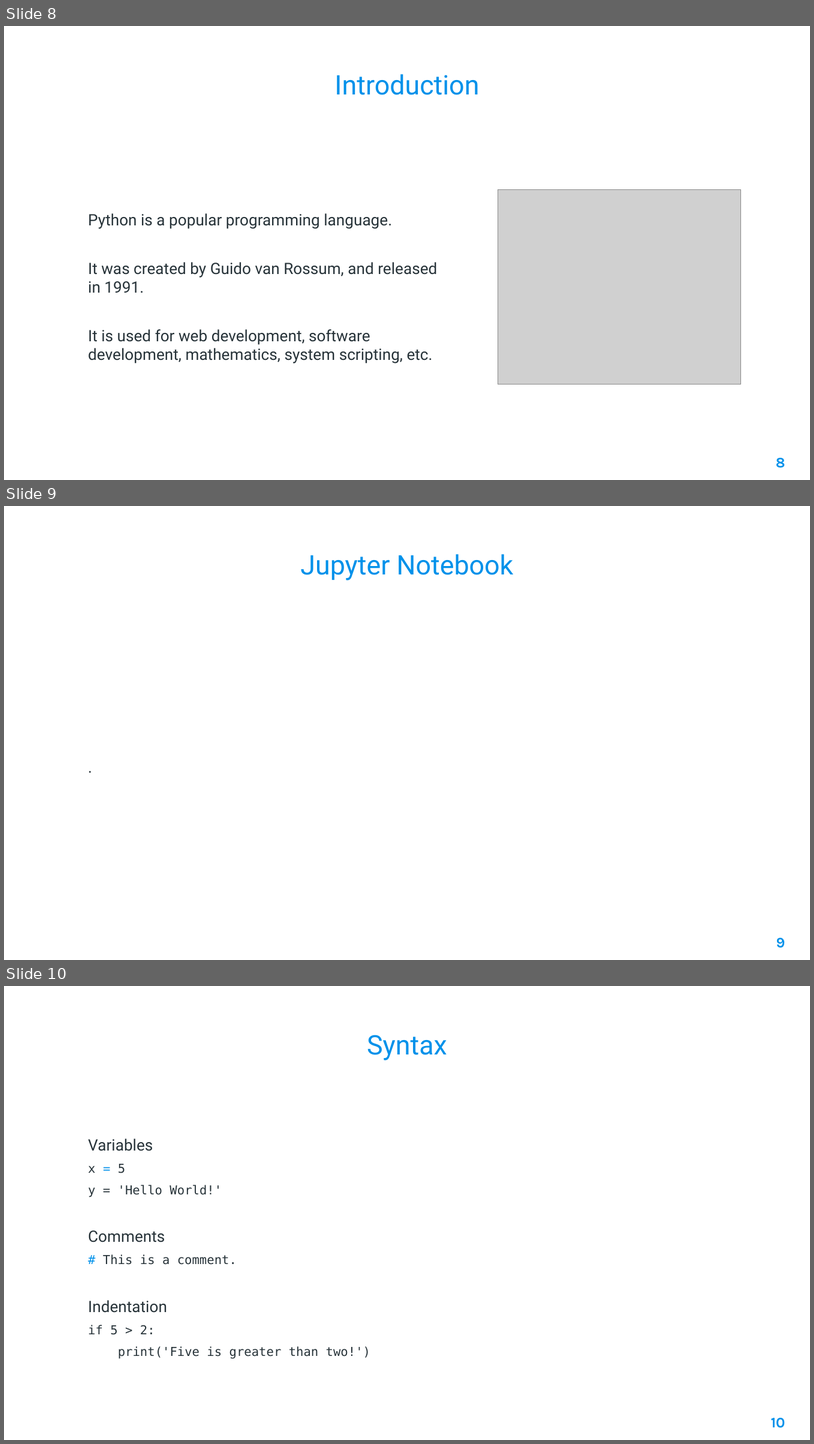
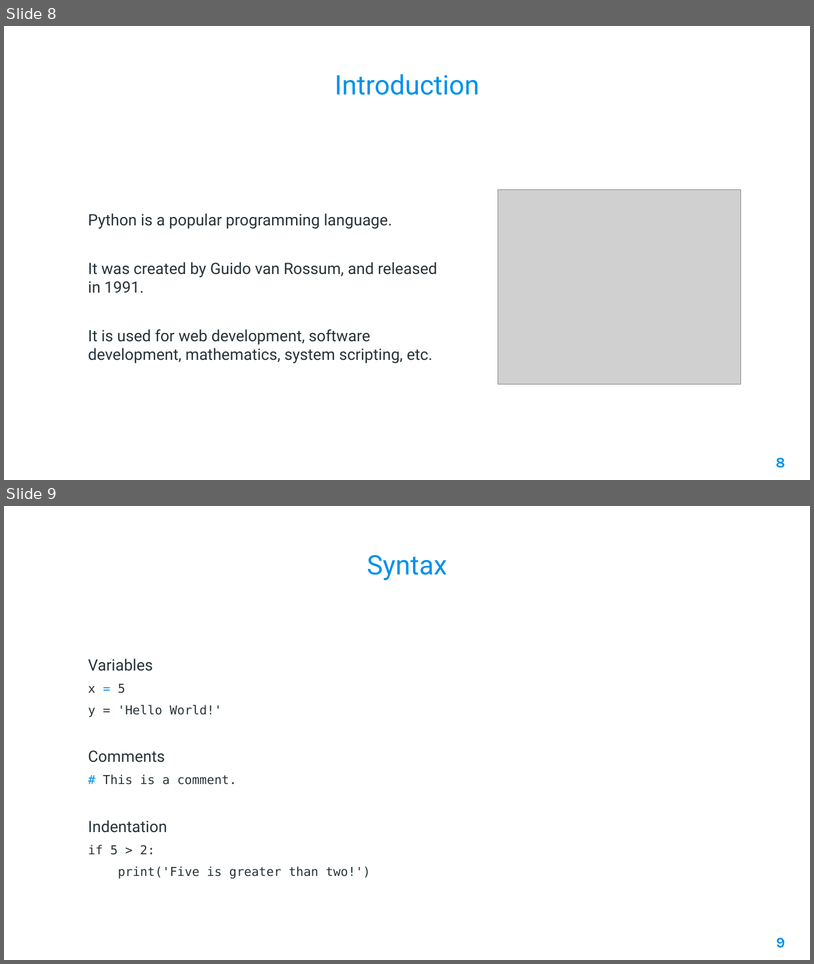
Before and after one commit to AleeRezaa/learn-python, a slide deck: Python.pptx. Shown one above the other, each under a label of ours: slides 8, 9 and 10 before the commit, slides 8 and 9 after it. The pictures are 814x1444 and 814x964 pixels, drawn with LibreOffice and Linux fonts; fonts in the diff are those of the drawing; grey boxes stand for pictures; background and template pictures are left out. Boxes give left, top, right and bottom in pixels: in the first picture for what was removed or moved away, otherwise in the second. Text is boxed around its words. In the diff, an @@ line names an element or a change of style, - is before the commit and + after.

```diff
--- a/Python.pptx
+++ b/Python.pptx
@@ slide 9 removed at (4, 506, 810, 960), background picture (left out) @@
@@ title removed at (300, 554, 514, 580) @@
-Jupyter Notebook
@@ text removed at (74, 607, 741, 927) @@
-.
@@ page number removed at (777, 937, 786, 948) @@
-9
@@ what was slide 10 is now slide 9 @@
@@ page number at (777, 937, 786, 948): text changed @@
-10
+9
```
Also in this commit, not shown: 7 slides changed, 7 slides added, 2 other slides removed.
